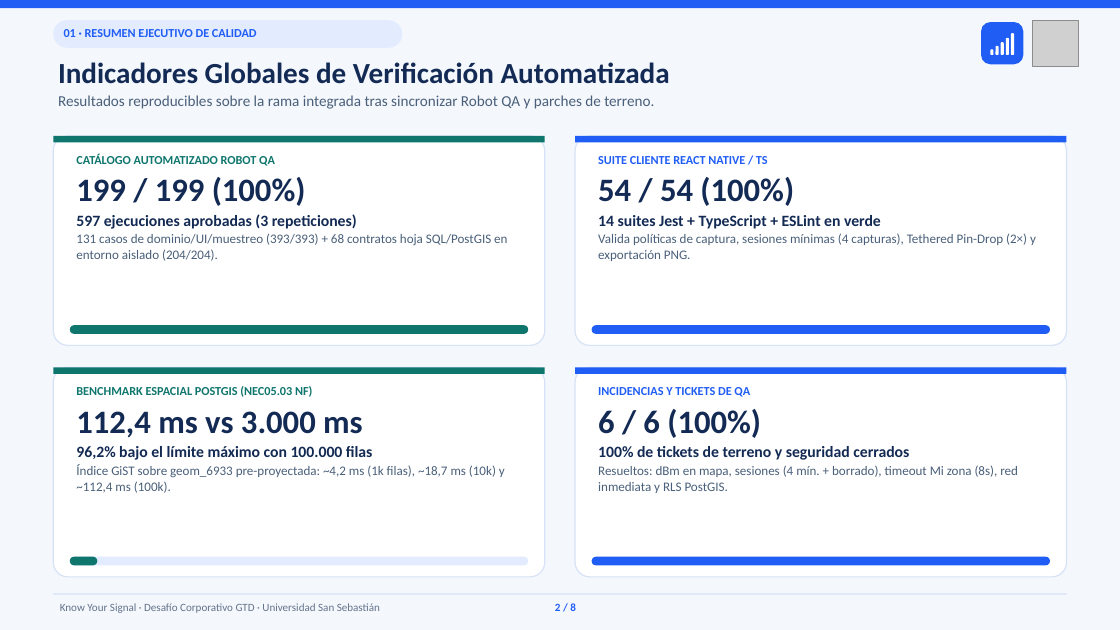
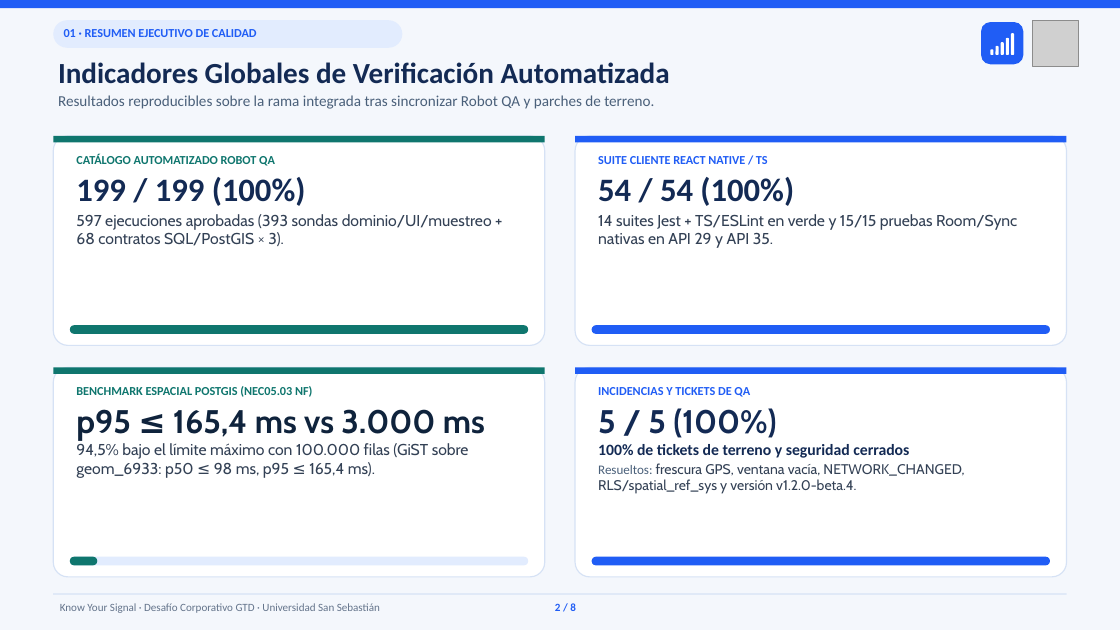
Before and after one commit to KnowYourSignal/know-your-signal-android, a slide deck: slide 2 of docs/Presentacion_Avances_QA_y_Benchmarks.pptx. Drawn at 1120x630 pixels with LibreOffice and Linux fonts; fonts in the diff are those of the drawing; grey boxes stand for pictures. Boxes give left, top, right and bottom in pixels: in the first picture for what was removed or moved away, otherwise in the second. Text is boxed around its words. In the diff, an @@ line names an element or a change of style, - is before the commit and + after.

```diff
--- a/docs/Presentacion_Avances_QA_y_Benchmarks.pptx
+++ b/docs/Presentacion_Avances_QA_y_Benchmarks.pptx
@@ text at <box>76,214,492,246</box>: text changed; size 11.2 to 13.5 pt; font Calibri to Cabin; text colour #4A607A to #334155 @@
-597 ejecuciones aprobadas (3 repeticiones)
-131 casos de dominio/UI/muestreo (393/393) + 68 contratos hoja SQL/PostGIS en entorno aislado (204/204).
+597 ejecuciones aprobadas (393 sondas dominio/UI/muestreo + 68 contratos SQL/PostGIS × 3).
@@ text at <box>598,214,1017,248</box>: text changed; size 11.2 to 13.5 pt; font Calibri to Cabin; text colour #4A607A to #334155 @@
-14 suites Jest + TypeScript + ESLint en verde
-Valida políticas de captura, sesiones mínimas (4 capturas), Tethered Pin-Drop (2×) y exportación PNG.
+14 suites Jest + TS/ESLint en verde y 15/15 pruebas Room/Sync nativas en API 29 y API 35.
@@ text at <box>76,409,485,478</box>: text changed; size 11.2 to 13.5 pt; font Calibri to Cabin; text colour #4A607A to #334155 @@
-112,4 ms vs 3.000 ms
-96,2% bajo el límite máximo con 100.000 filas
-Índice GiST sobre geom_6933 pre-proyectada: ~4,2 ms (1k filas), ~18,7 ms (10k) y ~112,4 ms (100k).
+p95 ≤ 165,4 ms vs 3.000 ms
+94,5% bajo el límite máximo con 100.000 filas (GiST sobre geom_6933: p50 ≤ 98 ms, p95 ≤ 165,4 ms).
@@ text at <box>598,408,776,438</box>: text changed; font Calibri to Cabin @@
-6 / 6 (100%)
+5 / 5 (100%)
@@ text at <box>598,463,964,494</box>: text changed; size 11.2 to 12 pt; font Calibri to Cabin; text colour #4A607A to #334155 @@
-Resueltos: dBm en mapa, sesiones (4 mín. + borrado), timeout Mi zona (8s), red inmediata y RLS PostGIS.
+Resueltos: frescura GPS, ventana vacía, NETWORK_CHANGED, RLS/spatial_ref_sys y versión v1.2.0-beta.4.
```
Also in this commit, not shown: 4 other slides changed, 1 other file.
